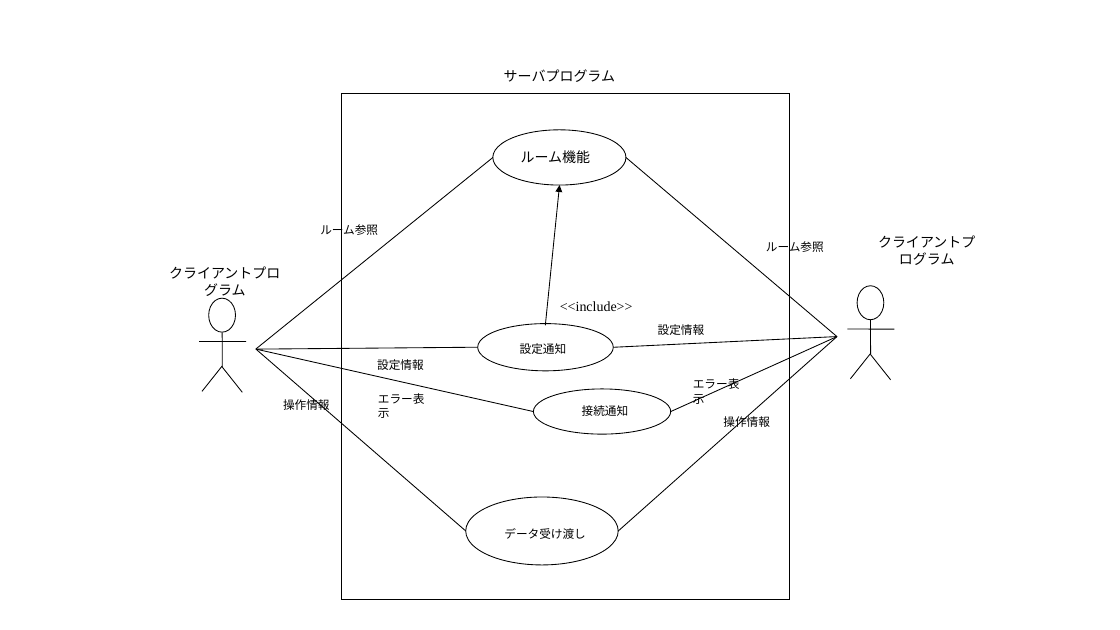
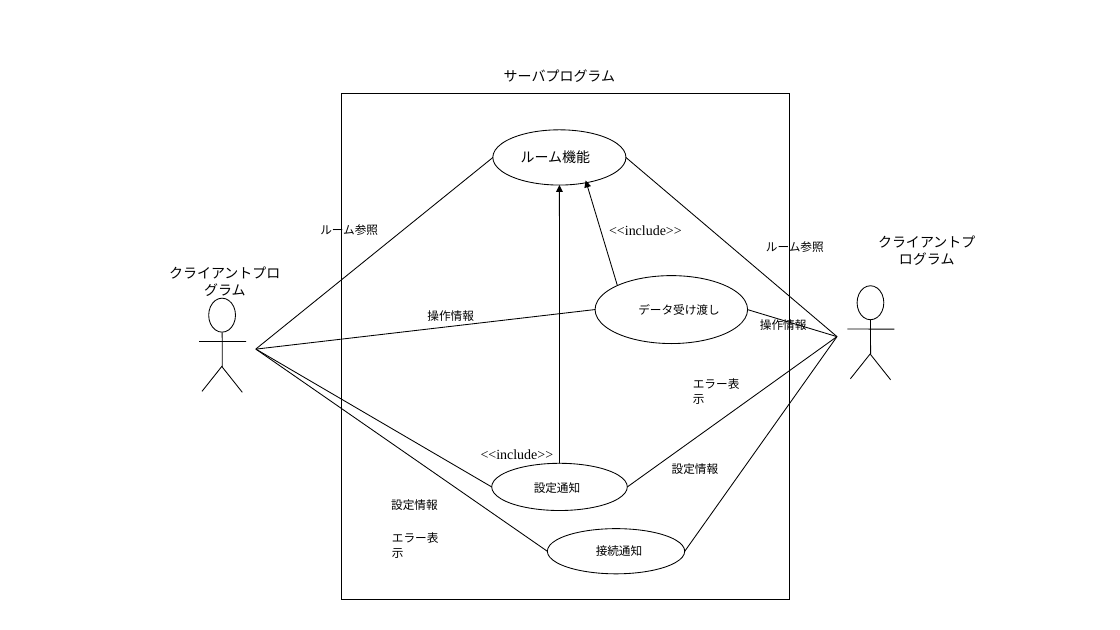
Before and after one commit to PL-teamK/file, a slide deck: slide 1 of server-usecase-v1.ppt. Drawn at 1120x630 pixels with LibreOffice and Linux fonts; fonts in the diff are those of the drawing. Boxes give left, top, right and bottom in pixels: in the first picture for what was removed or moved away, otherwise in the second. Text is boxed around its words. In the diff, an @@ line names an element or a change of style, - is before the commit and + after.

Commit message:
usecase-v2
usecase-v2

```diff
--- a/server-usecase-v1.ppt
+++ b/server-usecase-v1.ppt
@@ arrow moved from (545, 325) - (559, 185) to (559, 463) - (559, 185) @@
@@ arrow added from (617, 285) to (585, 181), #000000 0.74 pt @@
@@ text added at <box>609,225,682,235</box>, 12 pt, text #000000 @@
+<<include>>
@@ ellipse: place and size @@
-ellipse at <box>466,497,619,565</box>
+ellipse at <box>595,275,748,343</box>
@@ text "データ受け渡し": place and size @@
-text "データ受け渡し" at <box>504,528,585,539</box>
+text "データ受け渡し" at <box>638,304,719,315</box>
@@ line moved from (256, 349) - (466, 531) to (256, 349) - (595, 310) @@
@@ text "操作情報": place and size @@
-text "操作情報" at <box>283,397,330,413</box>
+text "操作情報" at <box>427,310,474,324</box>
@@ line moved from (618, 531) - (837, 337) to (747, 310) - (837, 337) @@
@@ text "操作情報": place and size @@
-text "操作情報" at <box>723,414,770,430</box>
+text "操作情報" at <box>760,317,807,333</box>
@@ line moved from (256, 349) - (533, 411) to (256, 349) - (547, 551) @@
@@ line moved from (256, 349) - (478, 347) to (256, 349) - (491, 487) @@
@@ line moved from (613, 347) - (837, 337) to (627, 487) - (837, 337) @@
@@ line moved from (671, 411) - (837, 337) to (684, 551) - (837, 337) @@
@@ text "<<include>>": place and size @@
-text "<<include>>" at <box>560,301,633,311</box>
+text "<<include>>" at <box>481,449,554,459</box>
@@ 5 texts, 2 ellipses: place and size @@
-5 texts, 2 ellipses at <box>377,323,705,434</box>
+5 texts, 2 ellipses at <box>391,463,719,573</box>
```
